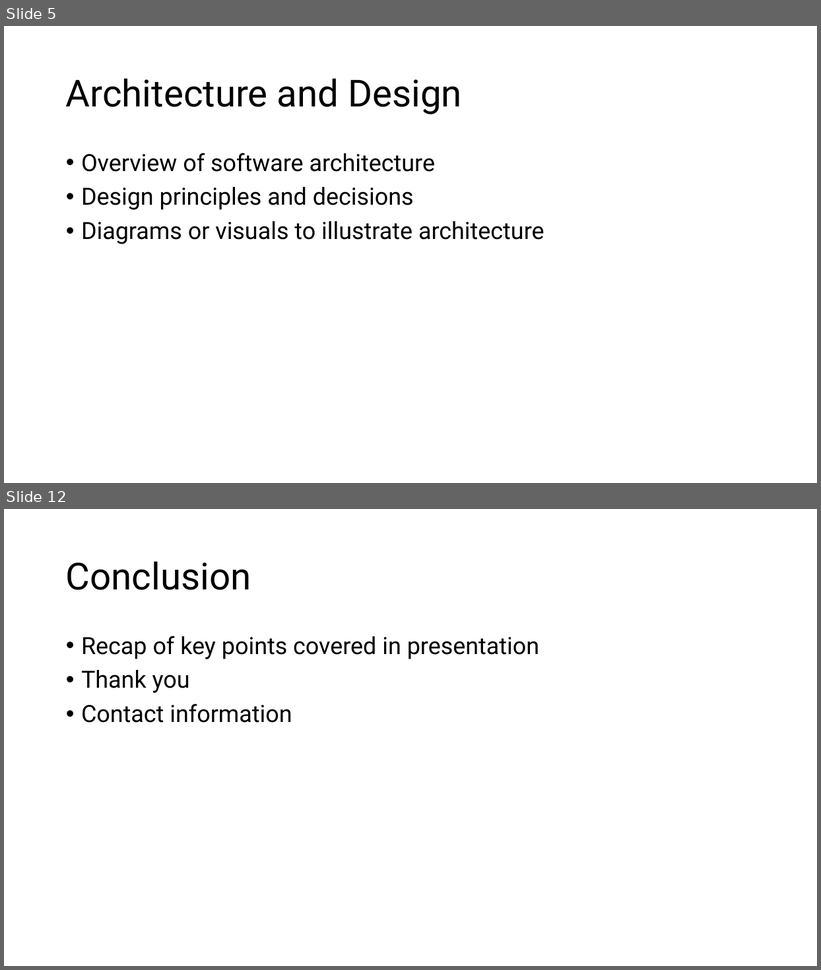
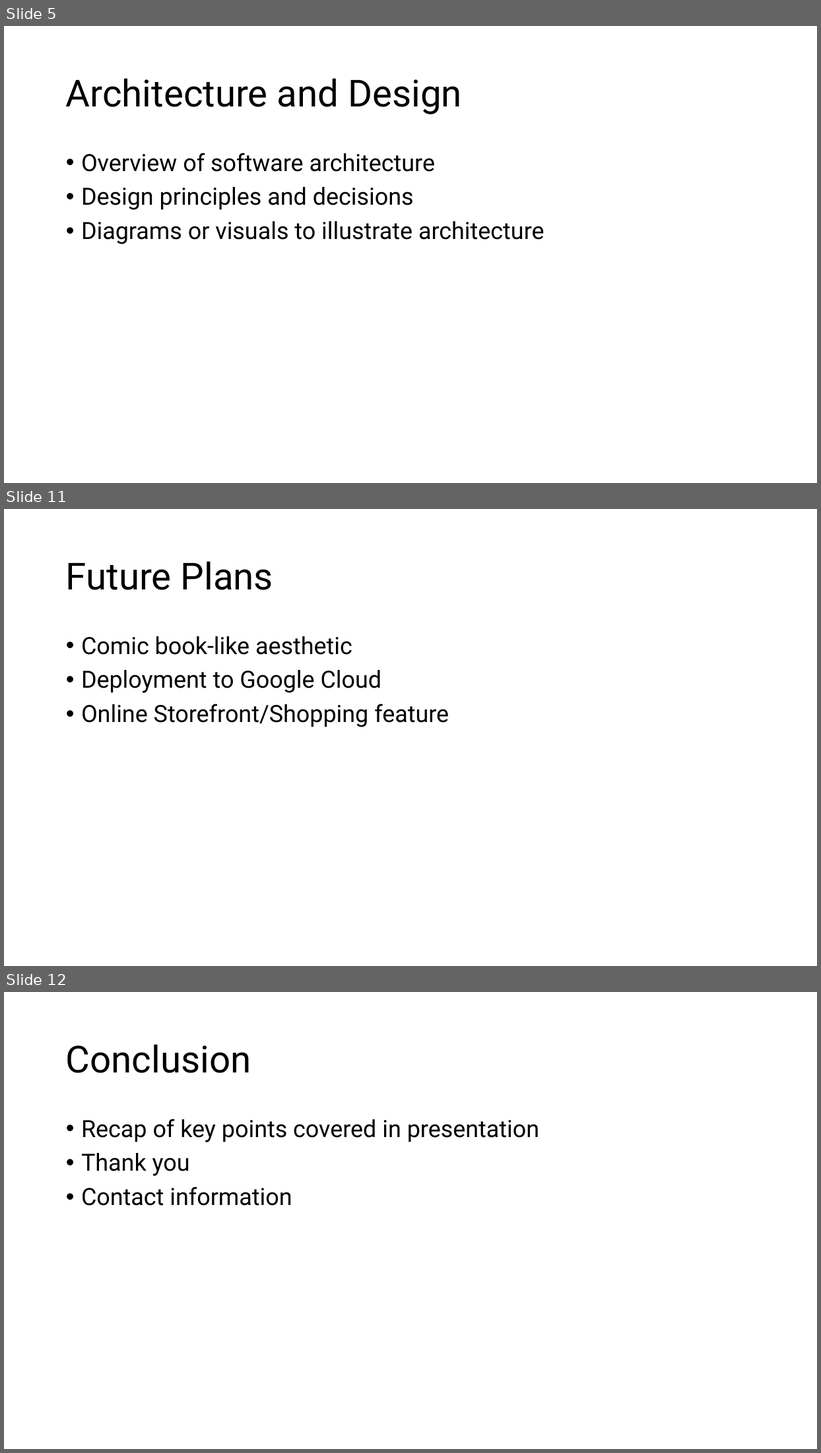
Before and after one commit to WakeTechBrandon/Bombastic-Bookstore, a slide deck: ProjectPresentation.pptx. Shown one above the other, each under a label of ours: slides 5 and 12 before the commit, slides 5, 11 and 12 after it; the slides between them are not shown. The pictures are 821x970 and 821x1453 pixels, drawn with LibreOffice and Linux fonts; fonts in the diff are those of the drawing. Boxes give left, top, right and bottom in pixels: in the first picture for what was removed or moved away, otherwise in the second. Text is boxed around its words. In the diff, an @@ line names an element or a change of style, - is before the commit and + after.

```diff
--- a/ProjectPresentation.pptx
+++ b/ProjectPresentation.pptx
@@ slide 11 added at (x1=4, y1=509, x2=817, y2=966), background #FFFFFF @@
@@ title added at (x1=66, y1=561, x2=273, y2=590), 44 pt, text #000000 @@
+Future Plans
@@ text added at (x1=81, y1=636, x2=449, y2=727), 28 pt, text #000000 @@
+• Comic book-like aesthetic
+• Deployment to Google Cloud
+• Online Storefront/Shopping feature
```
Also in this commit, not shown: 4 slides changed, 2 other slides added, 3 slides removed, 1 other file.
